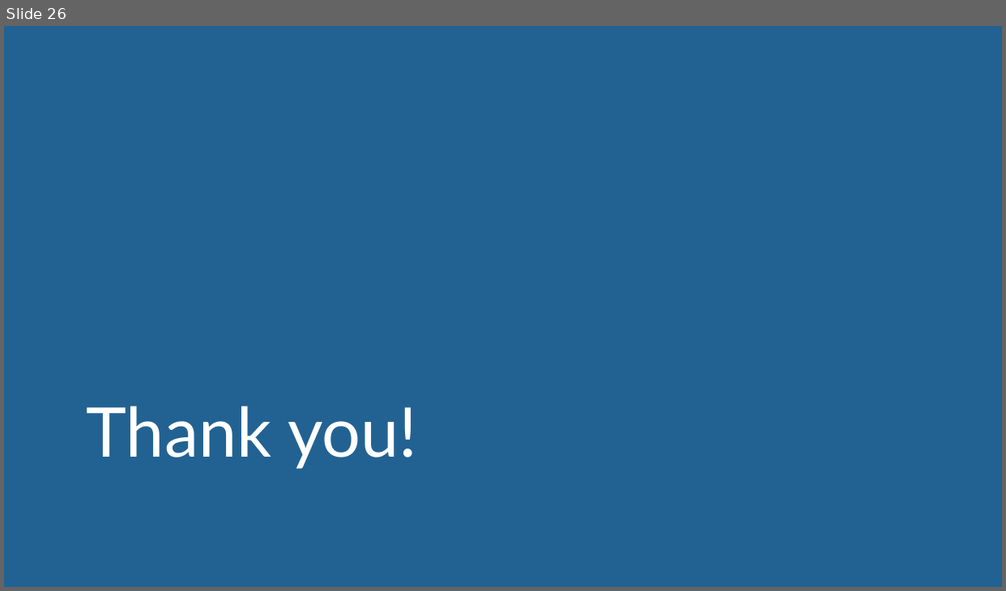
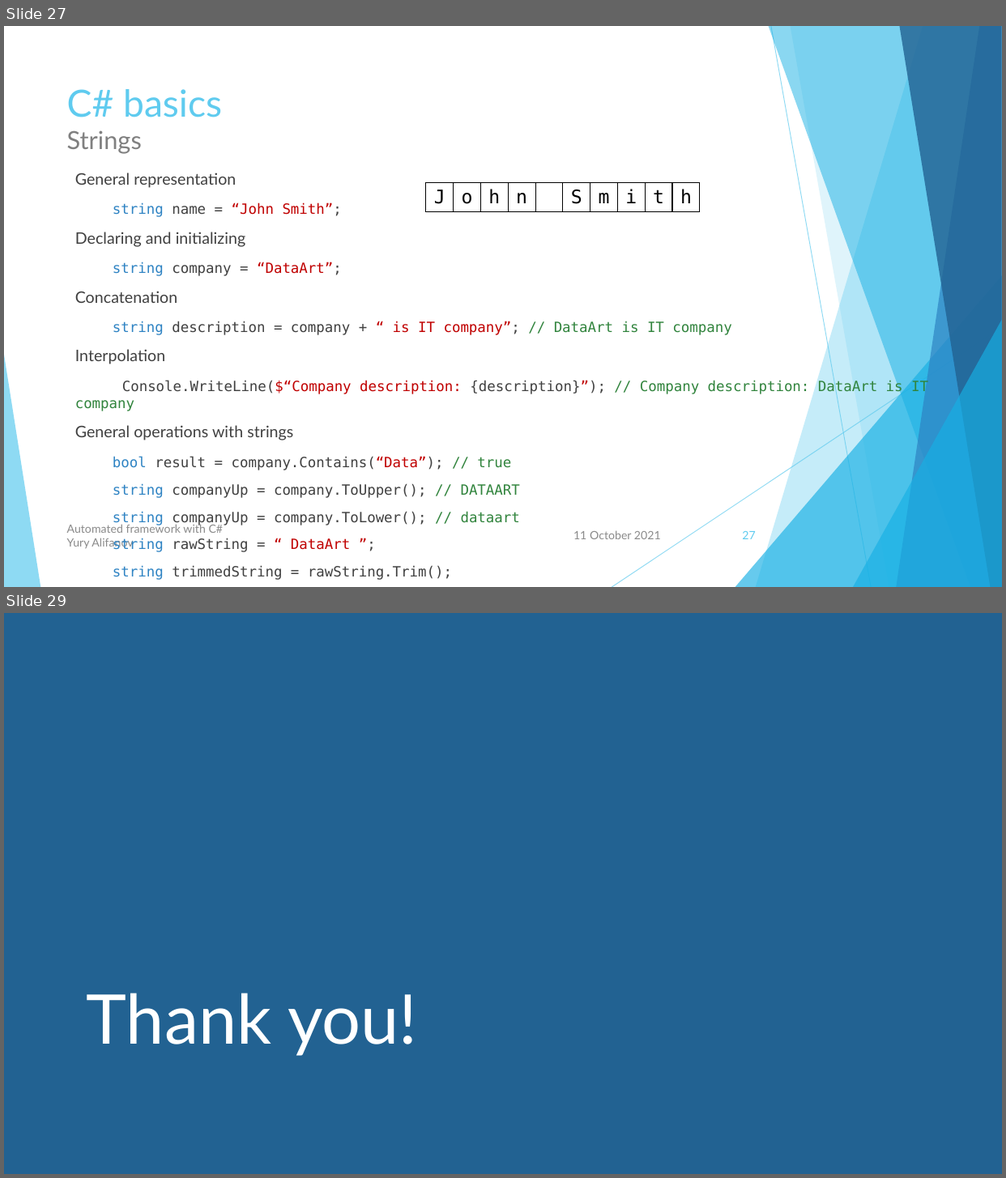
Before and after one commit to user-yalif/ITLeadersCourseAlifanov, a slide deck: Alifanov.ITLeadersCourse/Automated framework with C#.pptx. Shown one above the other, each under a label of ours: slide 26 before the commit, slides 27 and 29 after it; the slides between them are not shown. The pictures are 1006x591 and 1006x1178 pixels, drawn with LibreOffice and Linux fonts; fonts in the diff are those of the drawing. Boxes give left, top, right and bottom in pixels: in the first picture for what was removed or moved away, otherwise in the second. Text is boxed around its words. In the diff, an @@ line names an element or a change of style, - is before the commit and + after.

Commit message:
Added slides to presentation

```diff
--- a/Alifanov.ITLeadersCourse/Automated framework with C#.pptx
+++ b/Alifanov.ITLeadersCourse/Automated framework with C#.pptx
@@ slide 27 added at [4, 26, 1002, 587], background #FFFFFF; not listed: 10 template elements that a slide beside it also shows @@
@@ title added at [67, 89, 222, 154], 36 pt, text #5FCBEF @@
+C# basics
+Strings
@@ text added at [75, 173, 928, 580], 13.6 pt, text #404040 @@
+General representation
+string name = “John Smith”;
+Declaring and initializing
+string company = “DataArt”;
+Concatenation
+string description = company + “ is IT company”; // DataArt is IT company
+Interpolation
+Console.WriteLine($“Company description: {description}”); // Company description: DataArt is IT company
+General operations with strings
+bool result = company.Contains(“Data”); // true
+string companyUp = company.ToUpper(); // DATAART
+string companyUp = company.ToLower(); // dataart
+string rawString = “ DataArt ”;
+string trimmedString = rawString.Trim();
@@ table added at [426, 183, 703, 213], 1 rows, 10 columns @@
+J | o | h | n |  | S | m | i | t | h
@@ text added at [67, 523, 224, 549], 11 pt, text #8C8C8C @@
+Automated framework with C#
+Yury Alifanov
@@ text added at [573, 531, 661, 540], 11 pt, text #8C8C8C @@
+11 October 2021
@@ page number added at [742, 531, 755, 540], 11 pt, text #5FCBEF @@
+27
@@ what was slide 26 is now slide 29 @@
```
Also in this commit, not shown: 16 slides changed, 2 other slides added.
